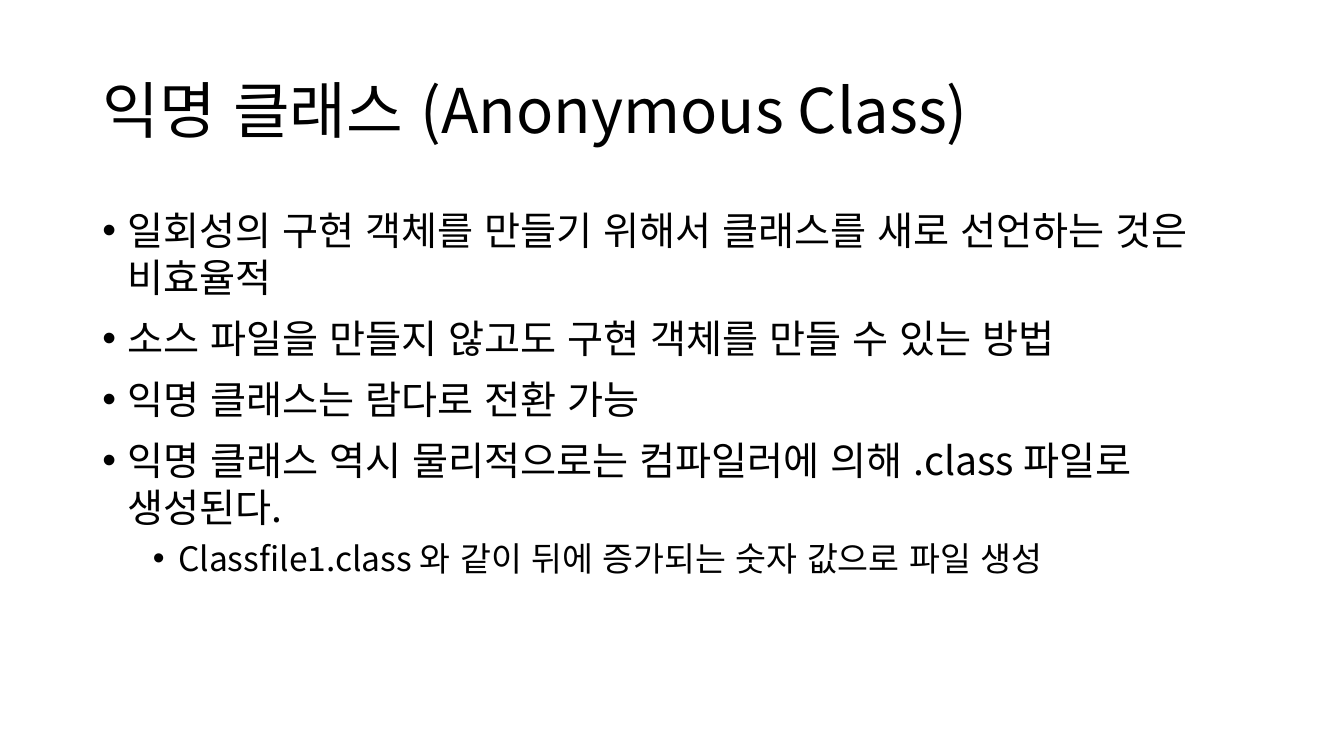
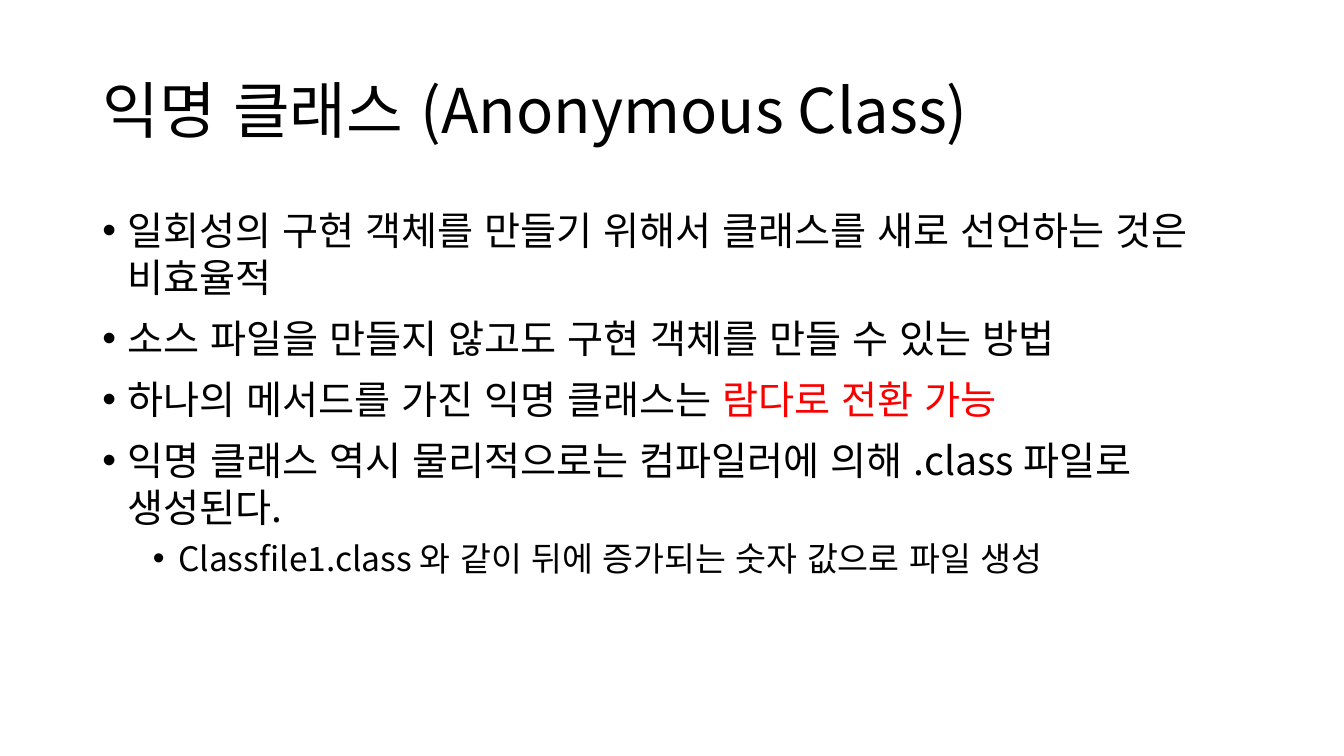
Before and after one commit to YonghoChoi/develop-note, a slide deck: slide 41 of ppt/객체지향 기본.pptx (slide 37 before the commit). Drawn at 1344x756 pixels with LibreOffice and Linux fonts; fonts in the diff are those of the drawing. Boxes give left, top, right and bottom in pixels: in the first picture for what was removed or moved away, otherwise in the second. Text is boxed around its words. In the diff, an @@ line names an element or a change of style, - is before the commit and + after.

```diff
--- a/ppt/객체지향 기본.pptx
+++ b/ppt/객체지향 기본.pptx
@@ text at (128, 381, 997, 417): text changed @@
-• 익명 클래스는 람다로 전환 가능
+• 하나의 메서드를 가진 익명 클래스는 람다로 전환 가능
```
Also in this commit, not shown: 16 other slides changed, 7 slides added.
